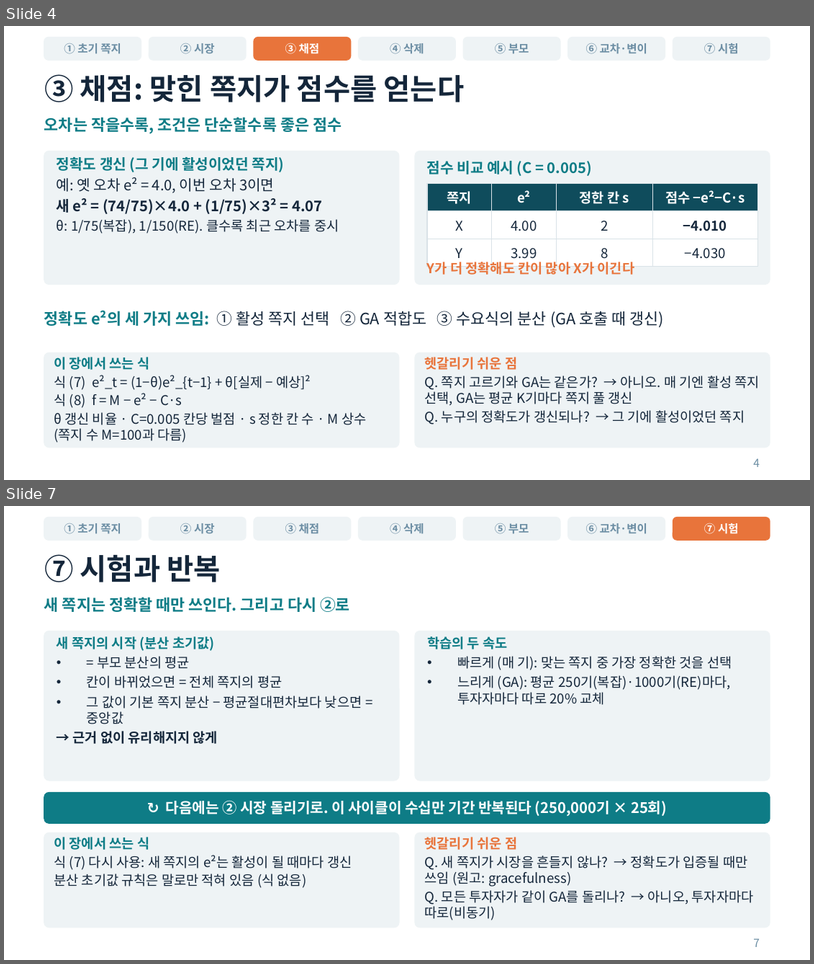
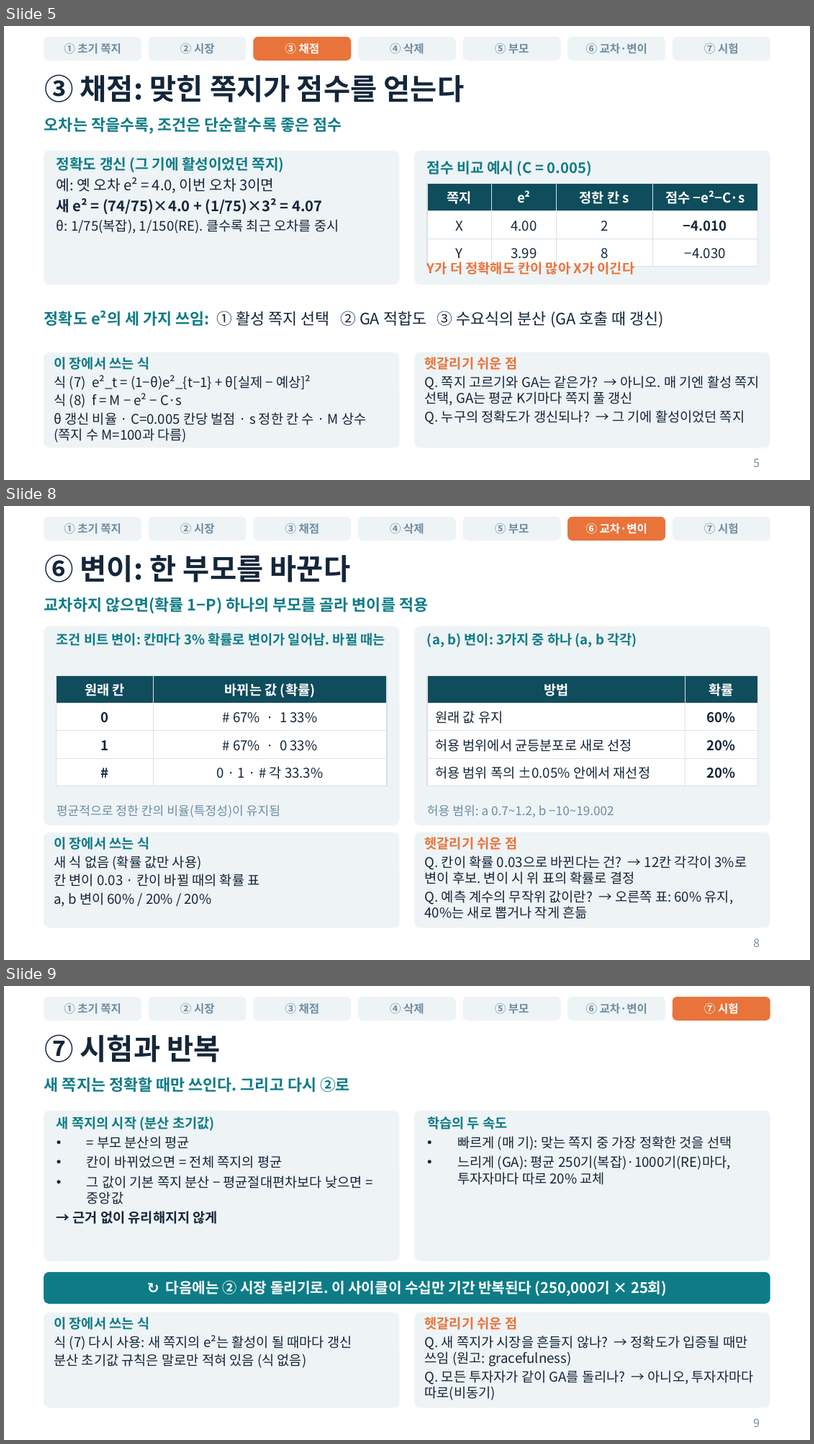
Before and after one commit to dbcodnjs02-netizen/business-agent_lab, a slide deck: SFI-GA_발표.pptx. Shown one above the other, each under a label of ours: slides 4 and 7 before the commit, slides 5, 8 and 9 after it; the slides between them are not shown. The pictures are 814x964 and 814x1444 pixels, drawn with LibreOffice and Linux fonts; fonts in the diff are those of the drawing. Boxes give left, top, right and bottom in pixels: in the first picture for what was removed or moved away, otherwise in the second. Text is boxed around its words. In the diff, an @@ line names an element or a change of style, - is before the commit and + after.

```diff
--- a/SFI-GA_발표.pptx
+++ b/SFI-GA_발표.pptx
@@ slide 8 added at (4,506,810,960), background #FFFFFF @@
@@ rounded rectangle added at (44,518,141,540), fill #EEF3F5, outline #EEF3F5 1 pt @@
@@ text added at (64,523,121,534), 10 pt, text #6C8EA4, bold @@
+① 초기 쪽지
@@ rounded rectangle added at (149,518,246,540), fill #EEF3F5, outline #EEF3F5 1 pt @@
@@ text added at (180,523,215,534), 10 pt, text #6C8EA4, bold @@
+② 시장
@@ rounded rectangle added at (254,518,351,540), fill #EEF3F5, outline #EEF3F5 1 pt @@
@@ text added at (286,523,320,534), 10 pt, text #6C8EA4, bold @@
+③ 채점
@@ rounded rectangle added at (359,518,455,540), fill #EEF3F5, outline #EEF3F5 1 pt @@
@@ text added at (390,523,424,534), 10 pt, text #6C8EA4, bold @@
+④ 삭제
@@ rounded rectangle added at (463,518,561,540), fill #EEF3F5, outline #EEF3F5 1 pt @@
@@ text added at (495,523,530,534), 10 pt, text #6C8EA4, bold @@
+⑤ 부모
@@ rounded rectangle added at (568,518,665,540), fill #E8743B, outline #E8743B 1 pt @@
@@ text added at (586,523,648,534), 10 pt, text #FFFFFF, bold @@
+⑥ 교차·변이
@@ rounded rectangle added at (674,518,770,540), fill #EEF3F5, outline #EEF3F5 1 pt @@
@@ text added at (705,523,739,534), 10 pt, text #6C8EA4, bold @@
+⑦ 시험
@@ title added at (44,554,351,582), 26 pt, text #14263A, bold @@
+⑥ 변이: 한 부모를 바꾼다
@@ text added at (44,597,428,614), 14 pt, text #0E7C86, bold @@
+교차하지 않으면(확률 1−P) 하나의 부모를 골라 변이를 적용
@@ rounded rectangle added at (44,627,399,824), fill #EEF3F5, outline #EEF3F5 1 pt @@
@@ text added at (57,633,385,646), 12 pt, text #0E7C86, bold @@
+조건 비트 변이: 칸마다 3% 확률로 변이가 일어남. 바뀔 때는
@@ rounded rectangle added at (415,627,770,824), fill #EEF3F5, outline #EEF3F5 1 pt @@
@@ text added at (427,633,638,647), 12 pt, text #0E7C86, bold @@
+(a, b) 변이: 3가지 중 하나 (a, b 각각)
@@ table added at (57,675,387,782), 4 rows, 2 columns @@
+원래 칸 | 바뀌는 값 (확률)
+0 | # 67% · 1 33%
+1 | # 67% · 0 33%
+# | 0 · 1 · # 각 33.3%
@@ table added at (427,675,758,782), 4 rows, 2 columns @@
+방법 | 확률
+원래 값 유지 | 60%
+허용 범위에서 균등분포로 새로 선정 | 20%
+허용 범위 폭의 ±0.05% 안에서 재선정 | 20%
@@ text added at (57,805,280,817), 11 pt, text #6C8EA4 @@
+평균적으로 정한 칸의 비율(특정성)이 유지됨
@@ text added at (427,805,614,817), 11 pt, text #6C8EA4 @@
+허용 범위: a 0.7~1.2, b −10~19.002
@@ rounded rectangle added at (44,833,399,927), fill #EEF3F5, outline #EEF3F5 1 pt @@
@@ text added at (54,836,260,906), 12 pt, text #14263A @@
+이 장에서 쓰는 식
+새 식 없음 (확률 값만 사용)
+칸 변이 0.03 · 칸이 바뀔 때의 확률 표
+a, b 변이 60% / 20% / 20%
@@ rounded rectangle added at (415,833,770,927), fill #EEF3F5, outline #EEF3F5 1 pt @@
@@ text added at (425,836,748,919), 12 pt, text #14263A @@
+헷갈리기 쉬운 점
+Q. 칸이 확률 0.03으로 바뀐다는 건? → 12칸 각각이 3%로 변이 후보. 변이 시 위 표의 확률로 결정
+Q. 예측 계수의 무작위 값이란? → 오른쪽 표: 60% 유지, 40%는 새로 뽑거나 작게 흔듦
@@ page number added at (754,938,760,947), 10 pt, text #6C8EA4 @@
+8
@@ what was slide 4 is now slide 5 @@
@@ page number at (754,458,760,467): text changed @@
-4
+5
@@ what was slide 7 is now slide 9 @@
@@ page number at (754,1418,760,1427): text changed @@
-7
+9
```
Also in this commit, not shown: 5 slides changed, 2 other slides added.
